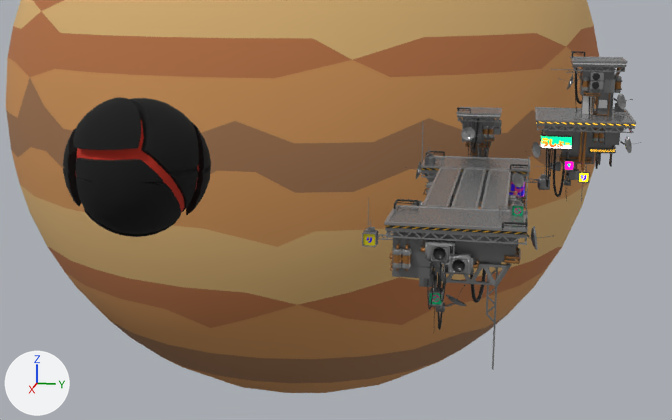
One commit to the glTF model game/assets/Scene.glb: the scene before it, then after it.
Camera for both pictures: a 50 mm lens placed at (46.4, 1.9, 9.0), pointed at (13.9, -4.5, 0.9). The lights are fixed; the arrows at lower left show +X, +Y and +Z. Where no turn or scale is listed for an object, it has been applied to the vertices.

The scene before the commit, as lines of its bpy script (objects in view):
```python
ob_platform_2x2_geometry_001 = bpy.data.objects.new('Platform_2x2_geometry.001', me_platform_2x2)
ob_platform_2x2_geometry_001.parent = ob_platform_2x2_001
ob_platform_2x2_geometry_001.location = (0.0, 0.0, 0.0)
ob_platform_2x2_geometry_001.rotation_euler = (-1.571, 0.0, 0.0)  # degrees (-90, 0, 0)
ob_platform_2x2_geometry_001.scale = (100.0, 100.0, 100.0)
ob_platform_4x2_001 = bpy.data.objects.new('Platform_4x2.001', None)
ob_platform_4x2_001.location = (13.63, -0.33, -0.659)
ob_platform_4x2_001.rotation_euler = (0.0, 0.0, 1.571)  # degrees (0, 0, 90)
ob_platform_4x2_001.scale = (1.28, 1.28, 1.28)
ob_platform_4x4_geometry = bpy.data.objects.new('Platform_4x4_geometry', me_platform_4x4)
ob_platform_4x4_geometry.location = (6.36, 4.21, 2.39)
# also in view: 'Platform_4x1_geometry' at (8.3, 0.0, -0.6); 'planet_11_geometry' at (-21.7, -27.6, -5.3); 'planet_6_geometry' at (-109.9, -34.4, -11.8); 'Platform_4x2_geometry' at (3.2, 0.0, -1.1); 'Platform_4x2_geometry.001' at (13.5, -0.2, -1.1)
```
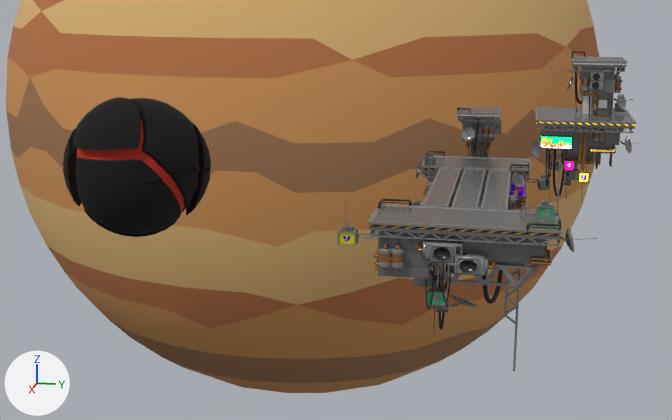
ob_platform_4x2_001 is not drawn itself; it is the parent of ob_platform_4x2_geometry_001.

Changed parts and their boxes (x1, y1, x2, y2) in the pictures (672 x 420 px):
'Platform_4x2_geometry.001', moved, rescaled (35% wider)
    before: (362, 156, 554, 370)
    after: (337, 157, 597, 371)

Edits to the bpy script that builds the scene:
```text
Change ob_platform_4x2_001:
    ob_platform_4x2_001.location: (13.63, -0.33, -0.659) -> (13.63, -0.13, -0.659)
    ob_platform_4x2_001.scale: (1.28, 1.28, 1.28) -> (1.72, 1.28, 1.28)
```
